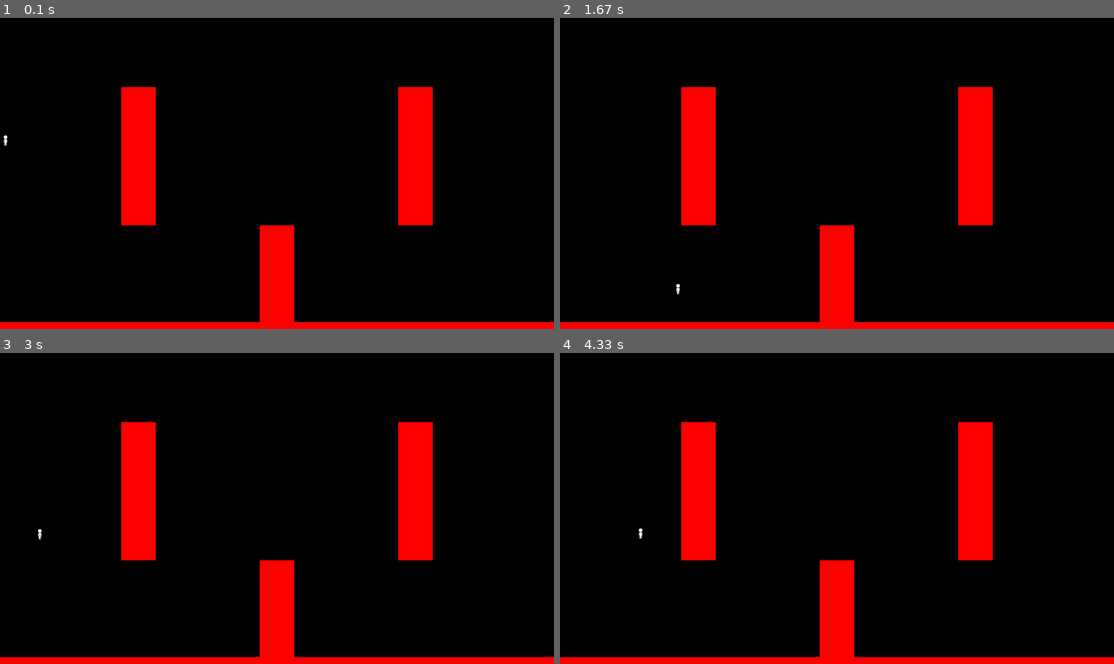
Above: before the commit, frames 1-4 (two rows, left to right).
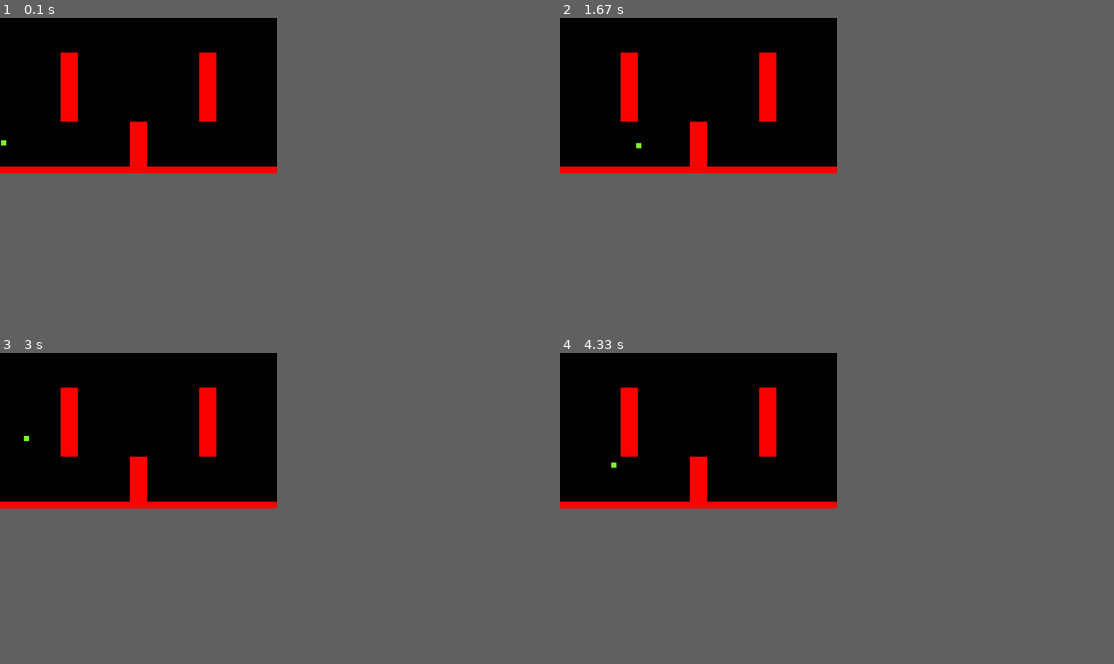
Above: after the commit, the same moments.

Repository: VoldyMoldy/pygame-platformer
Game: pygame game, started from game.py
Two runs of this game, one before a commit and one after it. Both use one fixed random seed, a clock stepped at 60 frames per second and the inputs below.
Inputs:
- Up to frame 1 (0.1 s): no input
- Up to frame 2 (1.67 s): tap Space at 0.33, 0.73, 1.03, 1.23, 1.53 s; hold Right 0.67-1.13 s; hold Right 1.17-1.63 s
- Up to frame 3 (3 s): hold Left 1.67-2.2 s; tap Space at 1.73, 2.03, 2.3, 2.6, 2.73 s; hold Left 2.23-2.63 s; hold Right from 2.67 s (still down)
- Up to frame 4 (4.33 s): tap Space at 3.03, 3.4, 3.7, 3.9, 4.2 s; release Right at 3.3 s; hold Left 3.33-3.8 s; hold Right 3.83-4.3 s
The window is 900x506 before the commit and 450x253 after it. Grey fills any space a smaller window leaves; there, only what the larger window draws over its background counts as a difference.

The runs differ from the first frame. In frame 1, 12% of the frame differs, in the area x 0-100%, y 11-100%; in frame 2, 12%; in frame 3, 12%; in frame 4, 12%.

Commit message:
temp var changes for outreach event

Diff:
--- a/game.py
+++ b/game.py
@@ -8,9 +8,9 @@
 vec = pygame.math.Vector2
 
 #game vars
-HEIGHT    = 900
-WIDTH     = 1600
-ACC       = 1.5
+HEIGHT    = 450
+WIDTH     = 800
+ACC       = 1
 FRIC      = -0.25
 GRAV      = 0.5
 MAX_JUMPS = 1
@@ -51,11 +51,11 @@
         self.acc = vec(0,0)
 
         #sprite
-        self.image = pygame.image.load("sprites/idle.png")
-        self.surf = pygame.Surface((30, 30), pygame.SRCALPHA)
-        #self.surf.fill((128,255,40))
+        #self.image = pygame.image.load("sprites/idle.png")
+        self.surf = pygame.Surface((15, 15), pygame.SRCALPHA)
+        self.surf.fill((128,255,40))
         self.rect = self.surf.get_rect()
-        self.surf.blit(self.image, self.rect)
+        #self.surf.blit(self.image, self.rect)
 
         #states
         self.walljump = False
@@ -79,10 +79,10 @@
 
         #screen boundary
         if self.rect.right > WIDTH:
-            self.pos.x = WIDTH - 15
+            self.pos.x = WIDTH - 7.5
             self.vel.x = 0
         if self.rect.left < 0:
-            self.pos.x = 15
+            self.pos.x = 7.5
             self.vel.x = 0
 
         #update sprite
@@ -94,13 +94,13 @@
         #checks if on ground before jumping
         hits = pygame.sprite.spritecollide(self, platforms, False)
         if hits or EX_JUMPS > 0:
-            self.vel.y = -15
+            self.vel.y = -10
             if self.walljump == 'left':
-                self.vel.y = -30
-                self.vel.x = -20
+                self.vel.y = -15
+                self.vel.x = -10
             elif self.walljump == 'right':
-                self.vel.y = -30
-                self.vel.x = 20
+                self.vel.y = -15
+                self.vel.x = 10
             if not hits:
                EX_JUMPS = EX_JUMPS - 1
 
@@ -120,19 +120,19 @@
                 EX_JUMPS = MAX_JUMPS
             elif hits and determineSide(obj.rect, self.rect) == 'bottom':
                 self.vel.y = 0
-                self.pos.y = obj.rect.bottom + 31
+                self.pos.y = obj.rect.bottom + 16
                 self.walljump = False
             if hits and determineSide(obj.rect, self.rect) == 'left':
                 if self.walljump == False:
                     self.vel.x = 0
                 self.vel.y /= 2
-                self.pos.x = obj.rect.left - 15
+                self.pos.x = obj.rect.left - 7.5
                 self.walljump = 'left'
             elif hits and determineSide(obj.rect, self.rect) == 'right':
                 if self.walljump == False:
                     self.vel.x = 0
                 self.vel.y /= 2
-                self.pos.x = obj.rect.right + 15
+                self.pos.x = obj.rect.right + 7.5
                 self.walljump = 'right'
         if len(hits) < 1:
             self.walljump = False
@@ -152,9 +152,9 @@
 
 #define test player and platform
 PT1 = platform(WIDTH, 20, (WIDTH/2, HEIGHT - 10))
-PT2 = platform(100, 400, (400, 400))
-PT3 = platform(100, 400, (1200, 400))
-PT4 = platform(100, 400, (800, 800))
+PT2 = platform(50, 200, (200, 200))
+PT3 = platform(50, 200, (600, 200))
+PT4 = platform(50, 200, (400, 400))
 P1 = Player()
 
 #assign player and platform to group of all sprites
